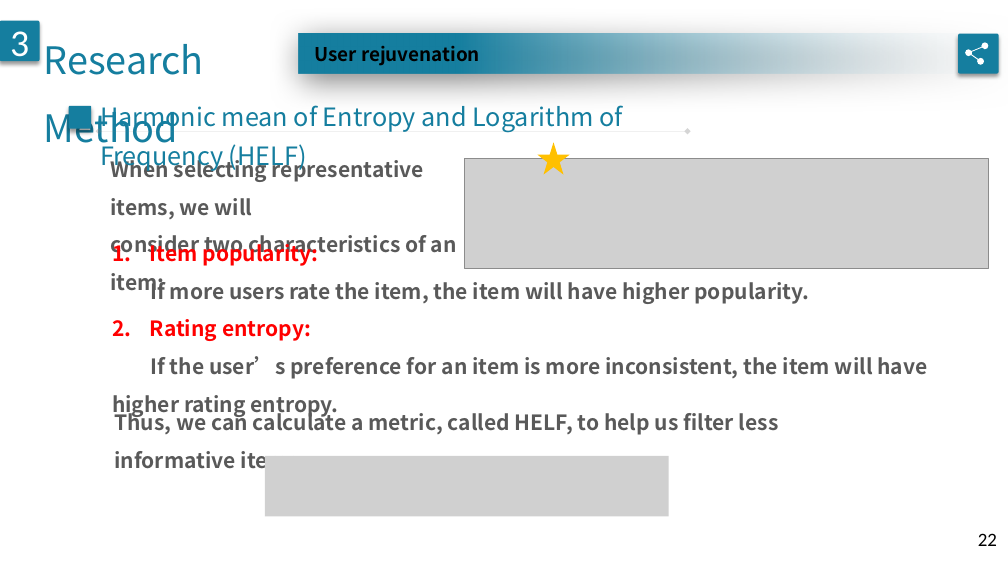
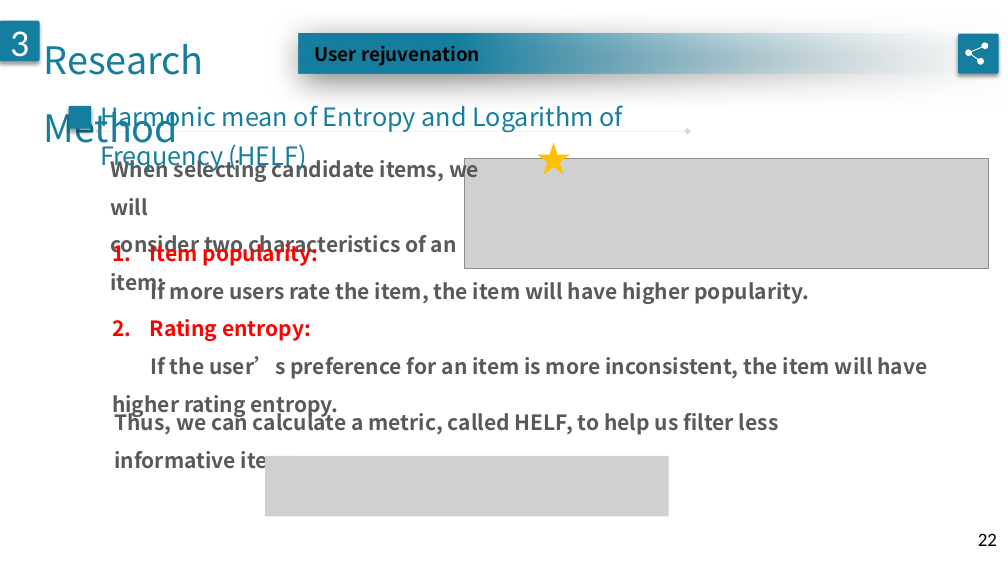
Before and after one commit to geminiwoo/oral-exam, a slide deck: slide 22 of 口試.pptx. Drawn at 1008x567 pixels with LibreOffice and Linux fonts; fonts in the diff are those of the drawing; grey boxes stand for pictures. Boxes give left, top, right and bottom in pixels: in the first picture for what was removed or moved away, otherwise in the second. Text is boxed around its words. In the diff, an @@ line names an element or a change of style, - is before the commit and + after.

```diff
--- a/口試.pptx
+++ b/口試.pptx
@@ text at [110, 156, 479, 216]: text changed @@
-When selecting representative items, we will
+When selecting candidate items, we will
```
Also in this commit, not shown: 4 other slides changed.
